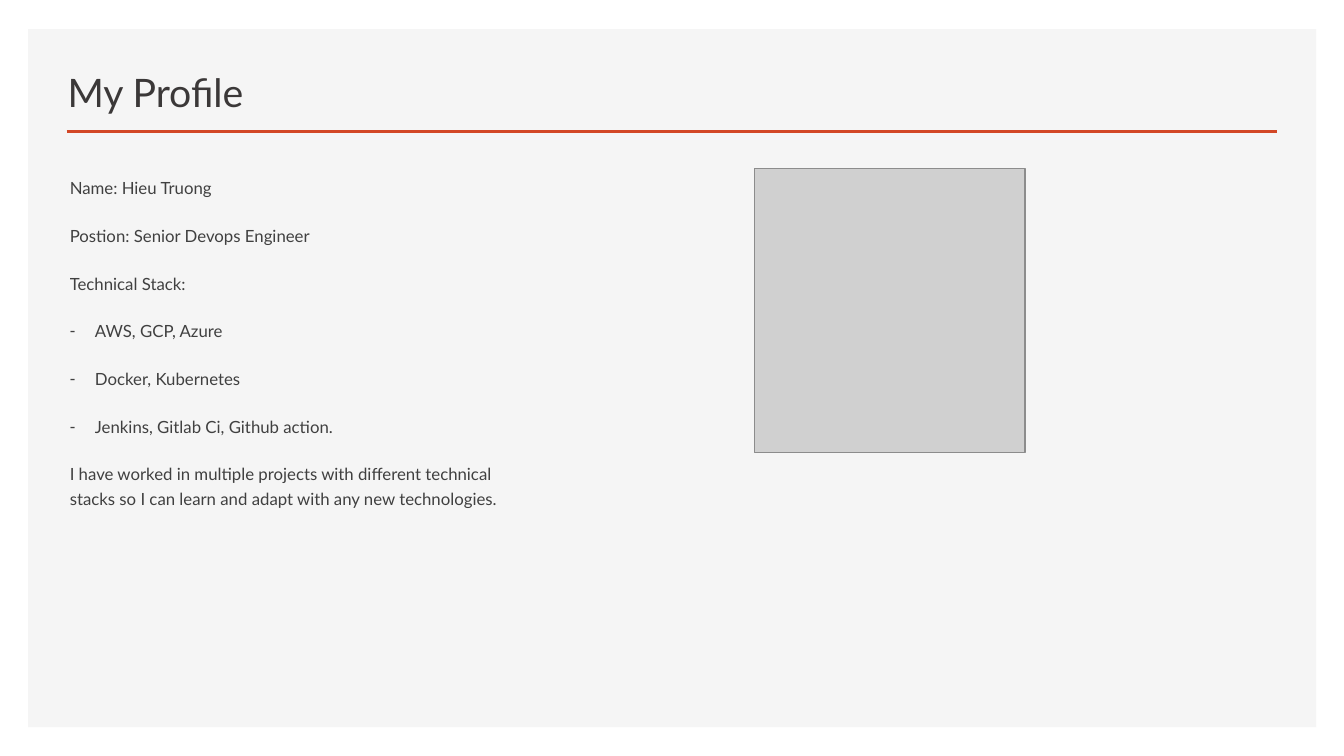
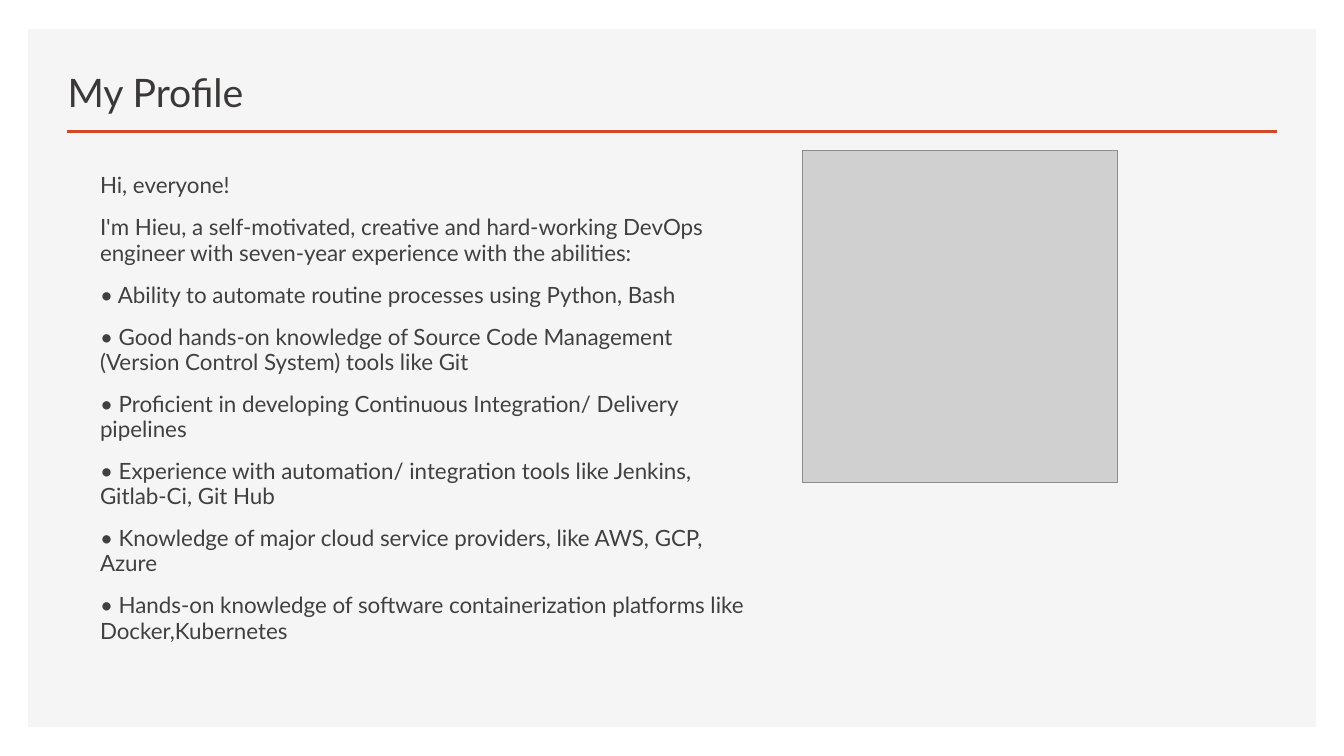
Before and after one commit to hieutnbk2011/backstage-demo, a slide deck: slide 2 of Backstage Presentation.pptx. Drawn at 1344x756 pixels with LibreOffice and Linux fonts; fonts in the diff are those of the drawing; grey boxes stand for pictures. Boxes give left, top, right and bottom in pixels: in the first picture for what was removed or moved away, otherwise in the second. Text is boxed around its words. In the diff, an @@ line names an element or a change of style, - is before the commit and + after.

```diff
--- a/Backstage Presentation.pptx
+++ b/Backstage Presentation.pptx
@@ text at bbox=[100, 176, 743, 642]: text changed; size 12 to 16 pt @@
-Name: Hieu Truong
-Postion: Senior Devops Engineer
-Technical Stack:
-– AWS, GCP, Azure
-– Docker, Kubernetes
-– Jenkins, Gitlab Ci, Github action.
-I have worked in multiple projects with different technical stacks so I can learn and adapt with any new technologies.
+Hi, everyone!
+I'm Hieu, a self-motivated, creative and hard-working DevOps engineer with seven-year experience with the abilities:
+• Ability to automate routine processes using Python, Bash
+• Good hands-on knowledge of Source Code Management (Version Control System) tools like Git
+• Proficient in developing Continuous Integration/ Delivery pipelines
+• Experience with automation/ integration tools like Jenkins, Gitlab-Ci, Git Hub
+• Knowledge of major cloud service providers, like AWS, GCP, Azure
+• Hands-on knowledge of software containerization platforms like Docker,Kubernetes
@@ picture: place and size @@
-picture at bbox=[754, 168, 1025, 454]
+picture at bbox=[803, 150, 1118, 482]
```
Also in this commit, not shown: 1 other slide changed, 2 slides added, 2 slides removed.
